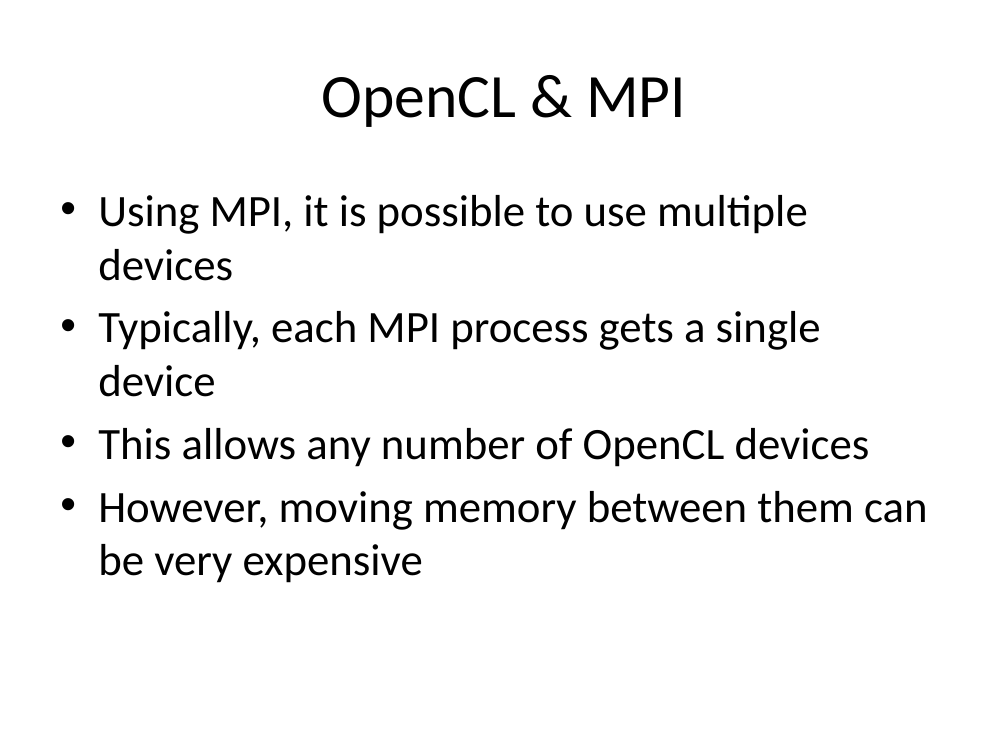
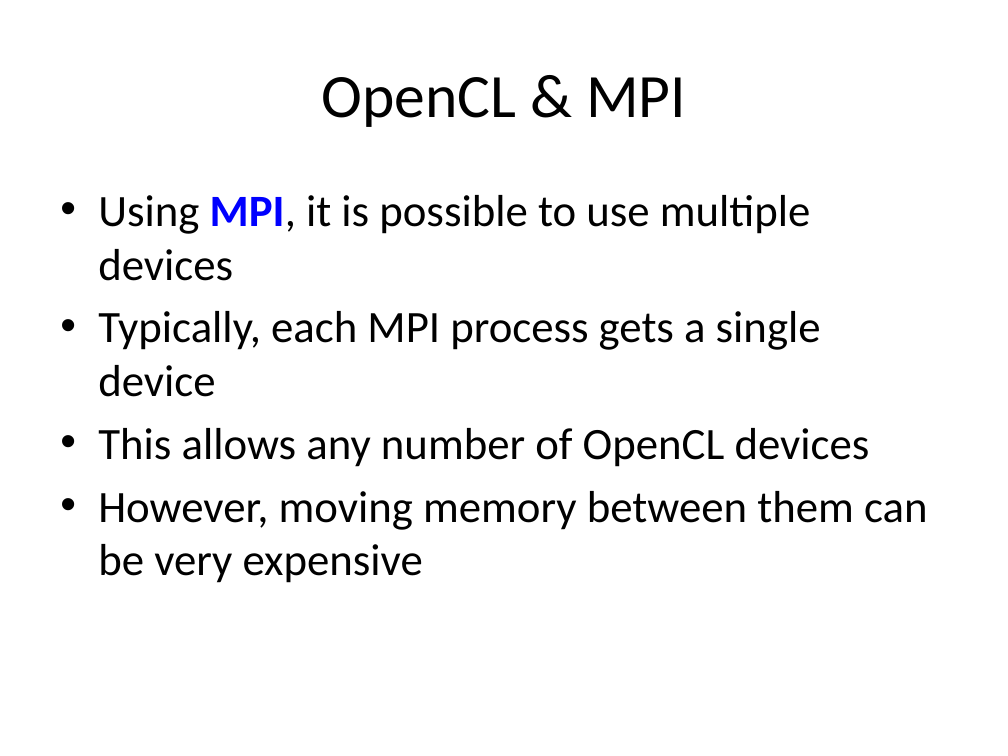
Before and after one commit to UoB-HPC/opencl-training-code, a slide deck: slide 10 of slides/advanced_part1.pptx (slide 24 before the commit). Drawn at 1008x756 pixels with LibreOffice and Linux fonts; fonts in the diff are those of the drawing. Boxes give left, top, right and bottom in pixels: in the first picture for what was removed or moved away, otherwise in the second. Text is boxed around its words. In the diff, an @@ line names an element or a change of style, - is before the commit and + after.

```diff
--- a/slides/advanced_part1.pptx
+++ b/slides/advanced_part1.pptx
@@ text at (98,195,811,281): text colour #000000 to #0000FF, bold on in "MPI," @@
```
Also in this commit, not shown: 13 other slides changed.
